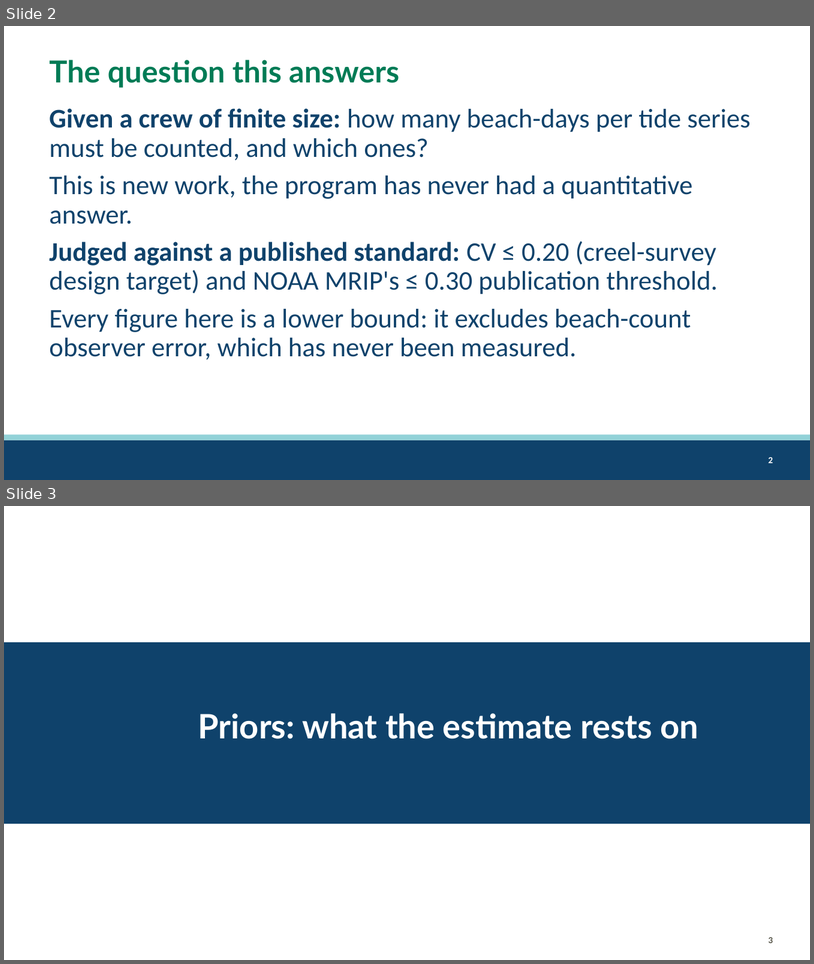
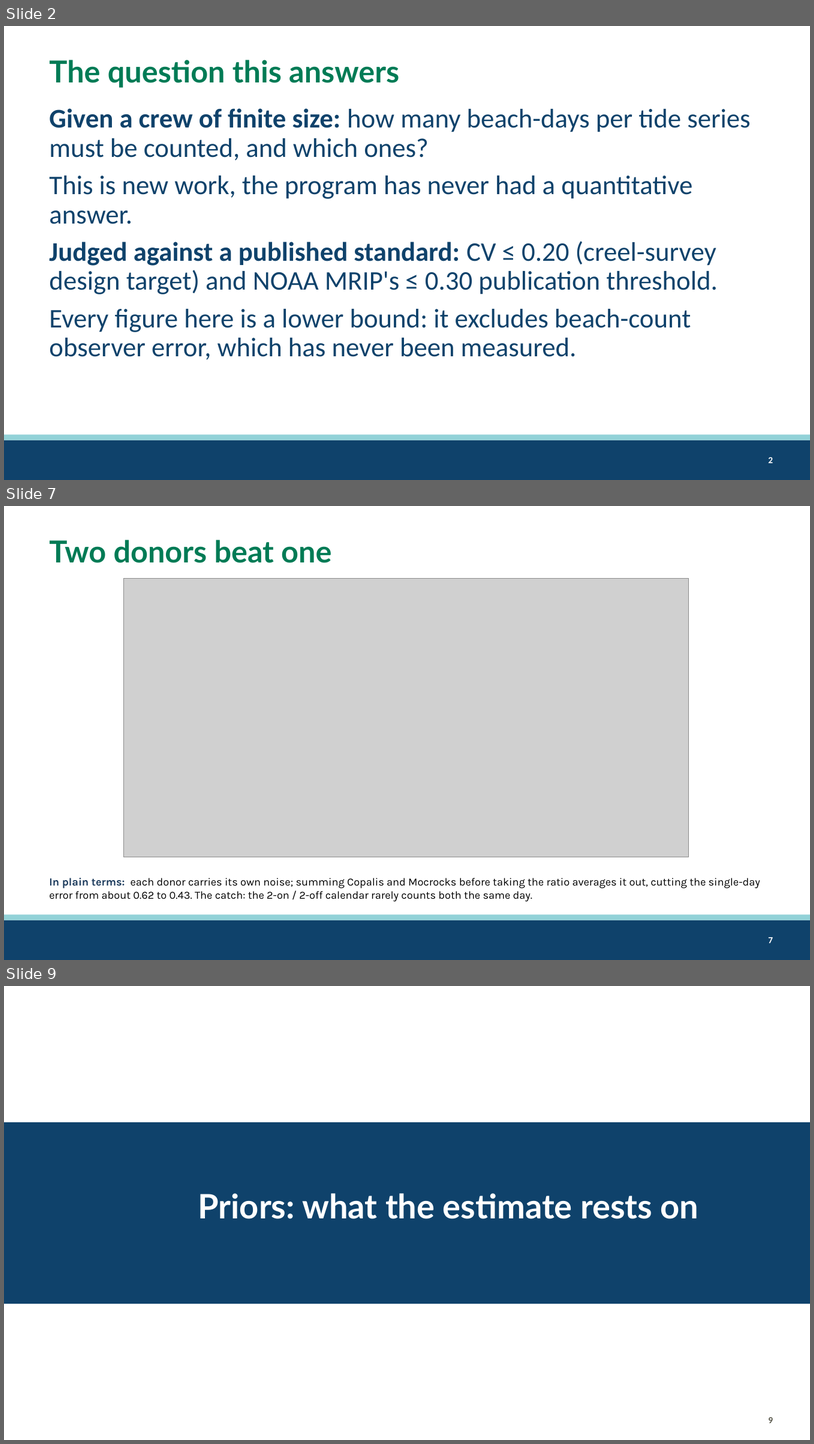
Before and after one commit to mattgeorgephd/razor-clam-harvest-monitoring, a slide deck: 07_presentations/razor-clam-sampling-design.pptx. Shown one above the other, each under a label of ours: slides 2 and 3 before the commit, slides 2, 7 and 9 after it; the slides between them are not shown. The pictures are 814x964 and 814x1444 pixels, drawn with LibreOffice and Linux fonts; fonts in the diff are those of the drawing; grey boxes stand for pictures; background and template pictures are left out. Boxes give left, top, right and bottom in pixels: in the first picture for what was removed or moved away, otherwise in the second. Text is boxed around its words. In the diff, an @@ line names an element or a change of style, - is before the commit and + after.

```diff
--- a/07_presentations/razor-clam-sampling-design.pptx
+++ b/07_presentations/razor-clam-sampling-design.pptx
@@ slide 7 added at (x1=4, y1=506, x2=810, y2=960), background #FFFFFF; not listed: 3 template elements that a slide beside it also shows @@
@@ title added at (x1=49, y1=540, x2=332, y2=563), 36 pt, text #007B55, bold @@
+Two donors beat one
@@ picture added at (x1=124, y1=579, x2=689, y2=857) @@
@@ text added at (x1=49, y1=877, x2=761, y2=901), 13 pt, text #000000 @@
+In plain terms: each donor carries its own noise; summing Copalis and Mocrocks before taking the ratio averages it out, cutting the single-day error from about 0.62 to 0.43. The catch: the 2-on / 2-off calendar rarely counts both the same day.
@@ what was slide 3 is now slide 9 @@
@@ page number at (x1=768, y1=1417, x2=773, y2=1423): text changed @@
-3
+9
```
Also in this commit, not shown: 1 slide changed, 6 other slides added, 1 slide removed, 9 other files.
